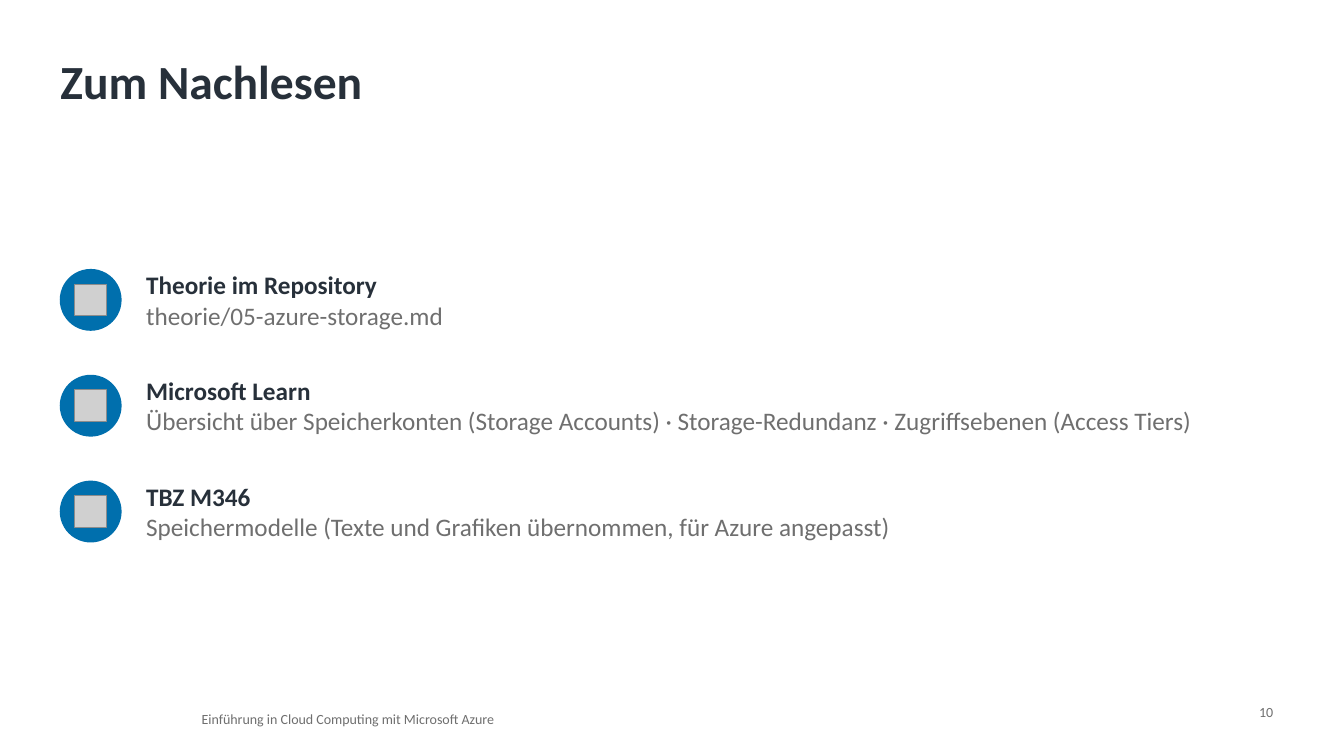
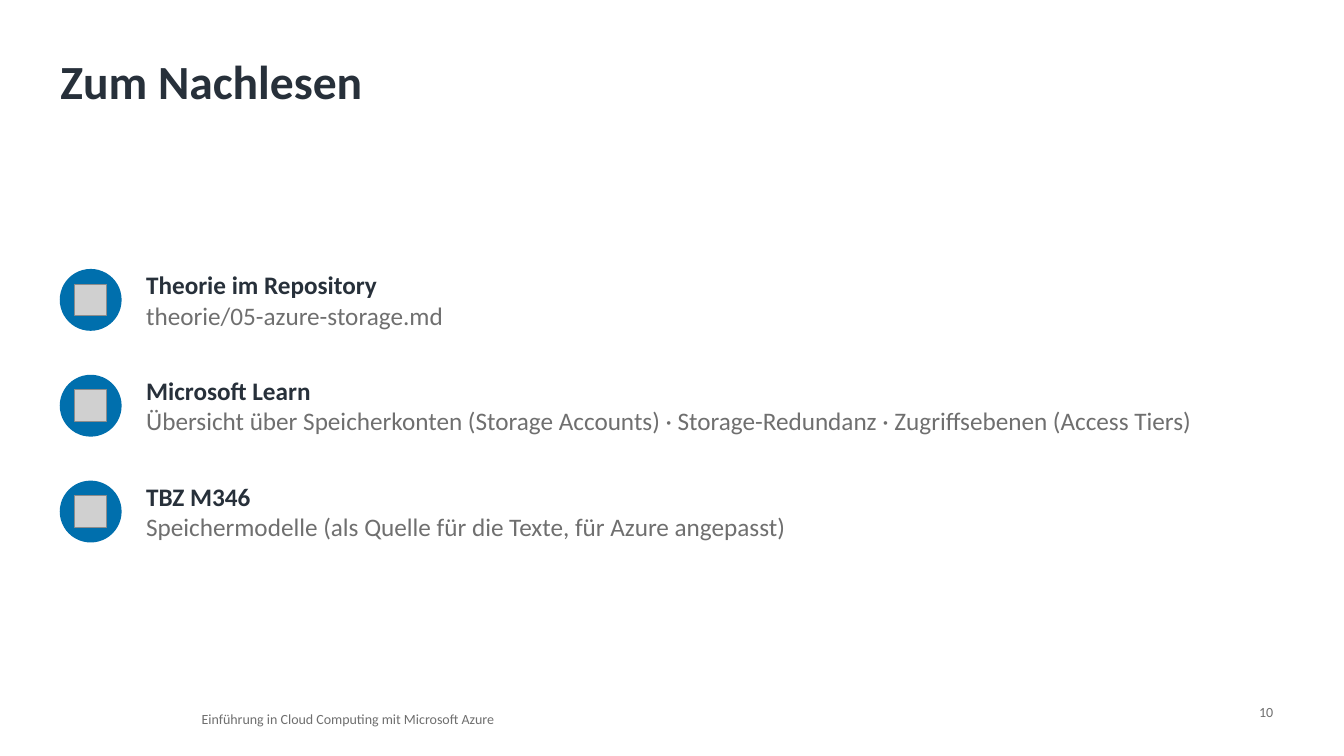
Before and after one commit to pat-teacher/azure-basics-training, a slide deck: slide 10 of praesentationen/input-05-azure-storage.pptx. Drawn at 1344x756 pixels with LibreOffice and Linux fonts; fonts in the diff are those of the drawing; grey boxes stand for pictures; background and template pictures are left out. Boxes give left, top, right and bottom in pixels: in the first picture for what was removed or moved away, otherwise in the second. Text is boxed around its words. In the diff, an @@ line names an element or a change of style, - is before the commit and + after.

```diff
--- a/praesentationen/input-05-azure-storage.pptx
+++ b/praesentationen/input-05-azure-storage.pptx
@@ text at (146, 518, 785, 541): text changed @@
-Speichermodelle (Texte und Grafiken übernommen, für Azure angepasst)
+Speichermodelle (als Quelle für die Texte, für Azure angepasst)
```
Also in this commit, not shown: 1 other slide changed, 15 other files.
